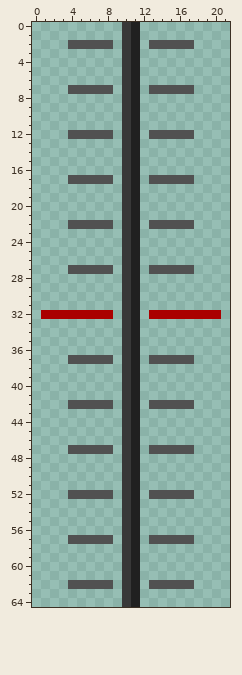
A pixel-art file gets an edit: Assets/images/Schieberegler/SchiebereglerMakierung.ase. Above is the file before it was changed.
22x65 pixels, 1 frame.
Once edited:
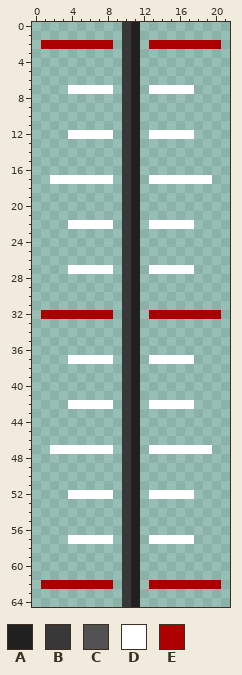
Palette (. is transparent): A #202020  B #383838  C #515151  D #ffffff  E #aa0000
Edits made:
@@ x 0..21 @@
  1 ..........BA..........
- 2 ....CCCCC.BA.CCCCC....
+ 2 .EEEEEEEE.BA.EEEEEEEE.
  3 ..........BA..........
@@ x 0..21 @@
  6 ..........BA..........
- 7 ....CCCCC.BA.CCCCC....
+ 7 ....DDDDD.BA.DDDDD....
  8 ..........BA..........
@@ x 0..21 @@
 11 ..........BA..........
-12 ....CCCCC.BA.CCCCC....
+12 ....DDDDD.BA.DDDDD....
 13 ..........BA..........
@@ x 0..21 @@
 16 ..........BA..........
-17 ....CCCCC.BA.CCCCC....
+17 ..DDDDDDD.BA.DDDDDDD..
 18 ..........BA..........
@@ x 0..21 @@
 21 ..........BA..........
-22 ....CCCCC.BA.CCCCC....
+22 ....DDDDD.BA.DDDDD....
 23 ..........BA..........
@@ x 0..21 @@
 26 ..........BA..........
-27 ....CCCCC.BA.CCCCC....
+27 ....DDDDD.BA.DDDDD....
 28 ..........BA..........
@@ x 0..21 @@
 36 ..........BA..........
-37 ....CCCCC.BA.CCCCC....
+37 ....DDDDD.BA.DDDDD....
 38 ..........BA..........
@@ x 0..21 @@
 41 ..........BA..........
-42 ....CCCCC.BA.CCCCC....
+42 ....DDDDD.BA.DDDDD....
 43 ..........BA..........
@@ x 0..21 @@
 46 ..........BA..........
-47 ....CCCCC.BA.CCCCC....
+47 ..DDDDDDD.BA.DDDDDDD..
 48 ..........BA..........
@@ x 0..21 @@
 51 ..........BA..........
-52 ....CCCCC.BA.CCCCC....
+52 ....DDDDD.BA.DDDDD....
 53 ..........BA..........
@@ x 0..21 @@
 56 ..........BA..........
-57 ....CCCCC.BA.CCCCC....
+57 ....DDDDD.BA.DDDDD....
 58 ..........BA..........
@@ x 0..21 @@
 61 ..........BA..........
-62 ....CCCCC.BA.CCCCC....
+62 .EEEEEEEE.BA.EEEEEEEE.
 63 ..........BA..........
